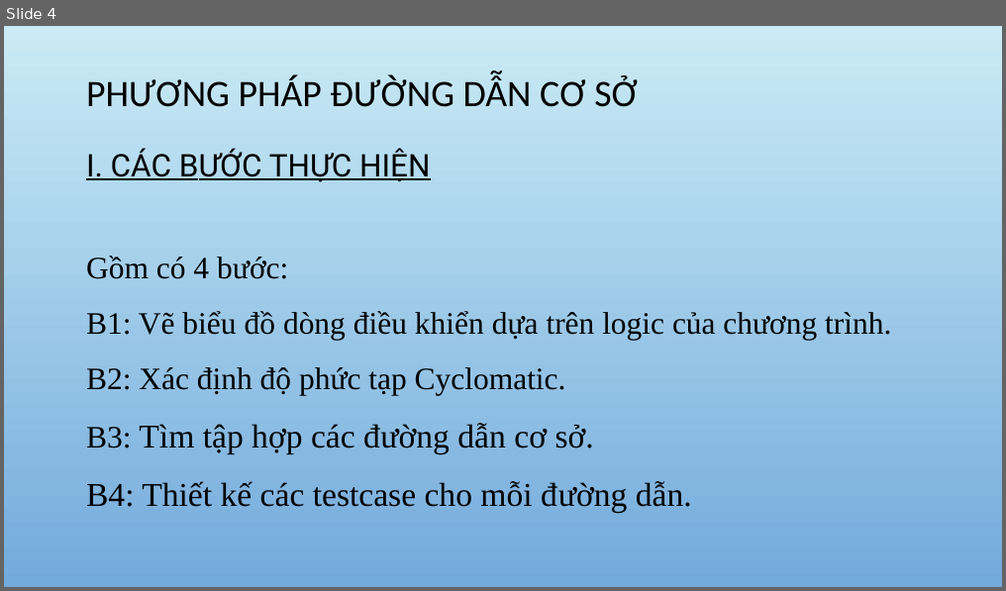
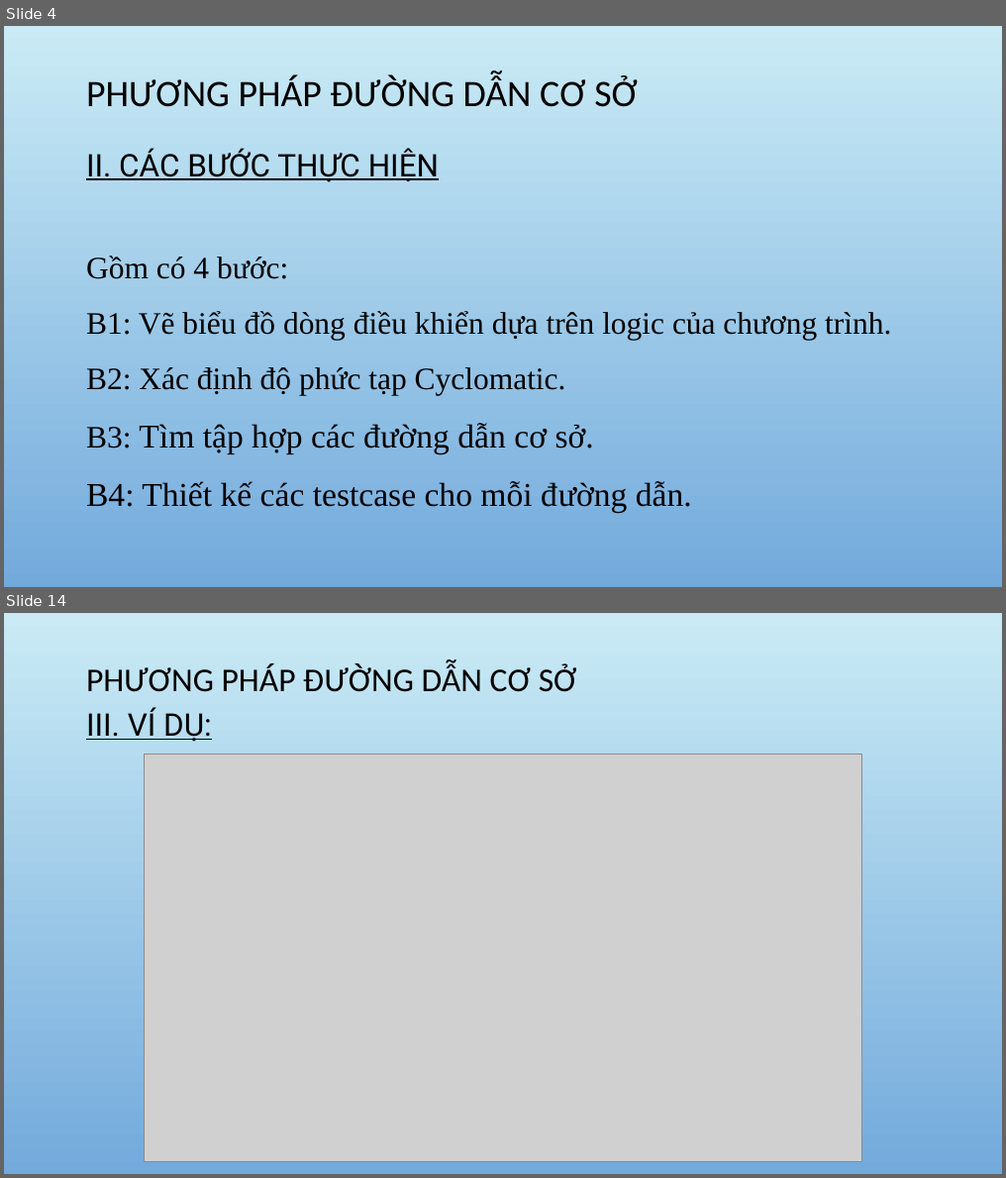
Before and after one commit to DoAnCNDD/CNDD, a slide deck: CNPM.pptx. Shown one above the other, each under a label of ours: slide 4 before the commit, slides 4 and 14 after it; the slides between them are not shown. The pictures are 1006x591 and 1006x1178 pixels, drawn with LibreOffice and Linux fonts; fonts in the diff are those of the drawing; grey boxes stand for pictures; background and template pictures are left out. Boxes give left, top, right and bottom in pixels: in the first picture for what was removed or moved away, otherwise in the second. Text is boxed around its words. In the diff, an @@ line names an element or a change of style, - is before the commit and + after.

```diff
--- a/CNPM.pptx
+++ b/CNPM.pptx
@@ slide 14 added at bbox=[4, 613, 1002, 1174], background picture (left out) @@
@@ title added at bbox=[86, 664, 577, 692], 32 pt, text #000000 @@
+PHƯƠNG PHÁP ĐƯỜNG DẪN CƠ SỞ
@@ text added at bbox=[86, 708, 212, 742], 30 pt, text #000000, underline @@
+III. VÍ DỤ:
@@ picture added at bbox=[144, 754, 862, 1161] @@
@@ slide 4 changed as well @@
@@ text at bbox=[86, 148, 439, 182]: text changed @@
-I. CÁC BƯỚC THỰC HIỆN
+II. CÁC BƯỚC THỰC HIỆN
```
Also in this commit, not shown: 4 other slides changed, 16 other slides added.
